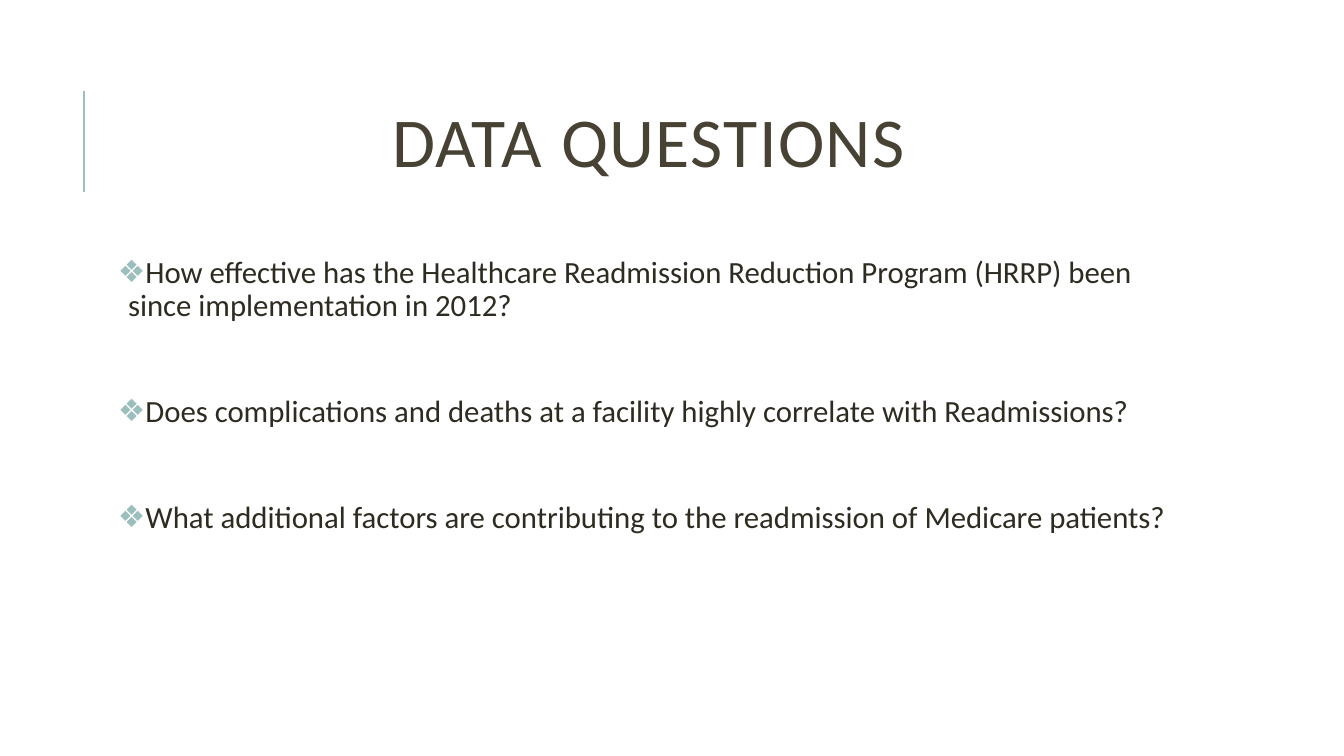
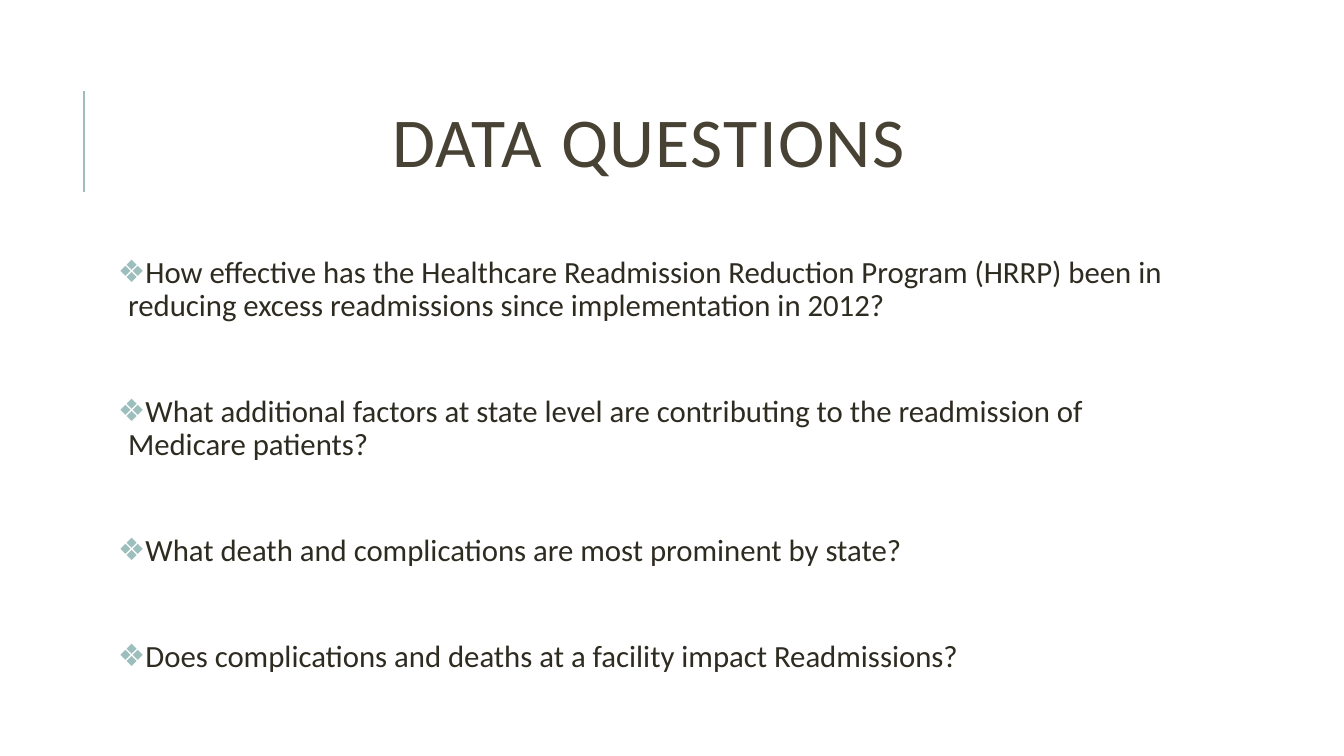
Before and after one commit to ckinzer05/healthcare-Readmission-nss-capstone-2019, a slide deck: slide 3 of Healthcare Medicare Quality Analysis.pptx. Drawn at 1344x756 pixels with LibreOffice and Linux fonts; fonts in the diff are those of the drawing. Boxes give left, top, right and bottom in pixels: in the first picture for what was removed or moved away, otherwise in the second. Text is boxed around its words. In the diff, an @@ line names an element or a change of style, - is before the commit and + after.

```diff
--- a/Healthcare Medicare Quality Analysis.pptx
+++ b/Healthcare Medicare Quality Analysis.pptx
@@ text at [128, 260, 1161, 672]: text changed @@
-❖ How effective has the Healthcare Readmission Reduction Program (HRRP) been since implementation in 2012?
-❖ Does complications and deaths at a facility highly correlate with Readmissions?
-❖ What additional factors are contributing to the readmission of Medicare patients?
+❖ How effective has the Healthcare Readmission Reduction Program (HRRP) been in reducing excess readmissions since implementation in 2012?
+❖ What additional factors at state level are contributing to the readmission of Medicare patients?
+❖ What death and complications are most prominent by state?
+❖ Does complications and deaths at a facility impact Readmissions?
```
Also in this commit, not shown: 4 other slides changed, 1 slide added, 5 slides removed, 2 other files.
